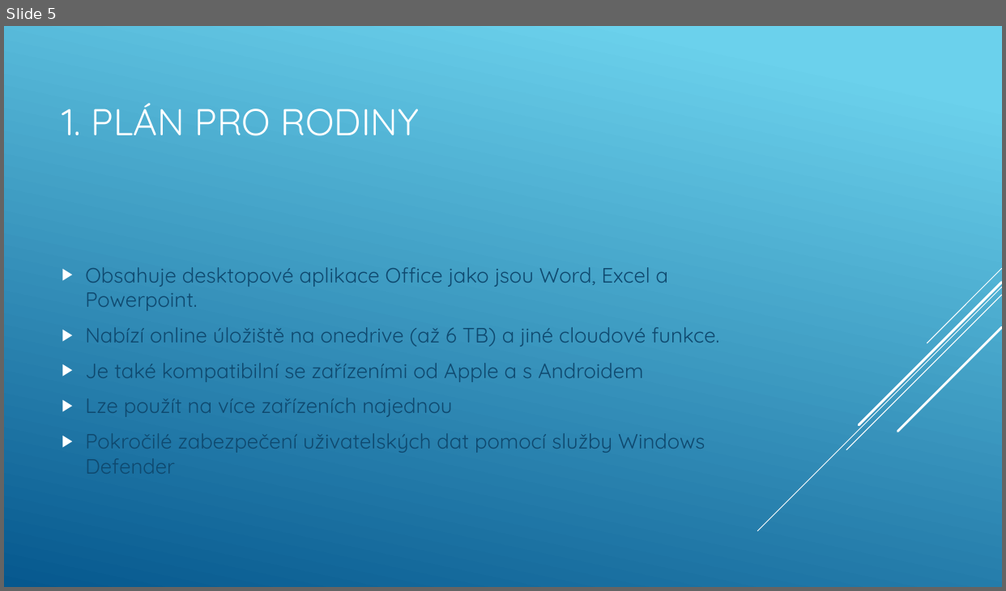
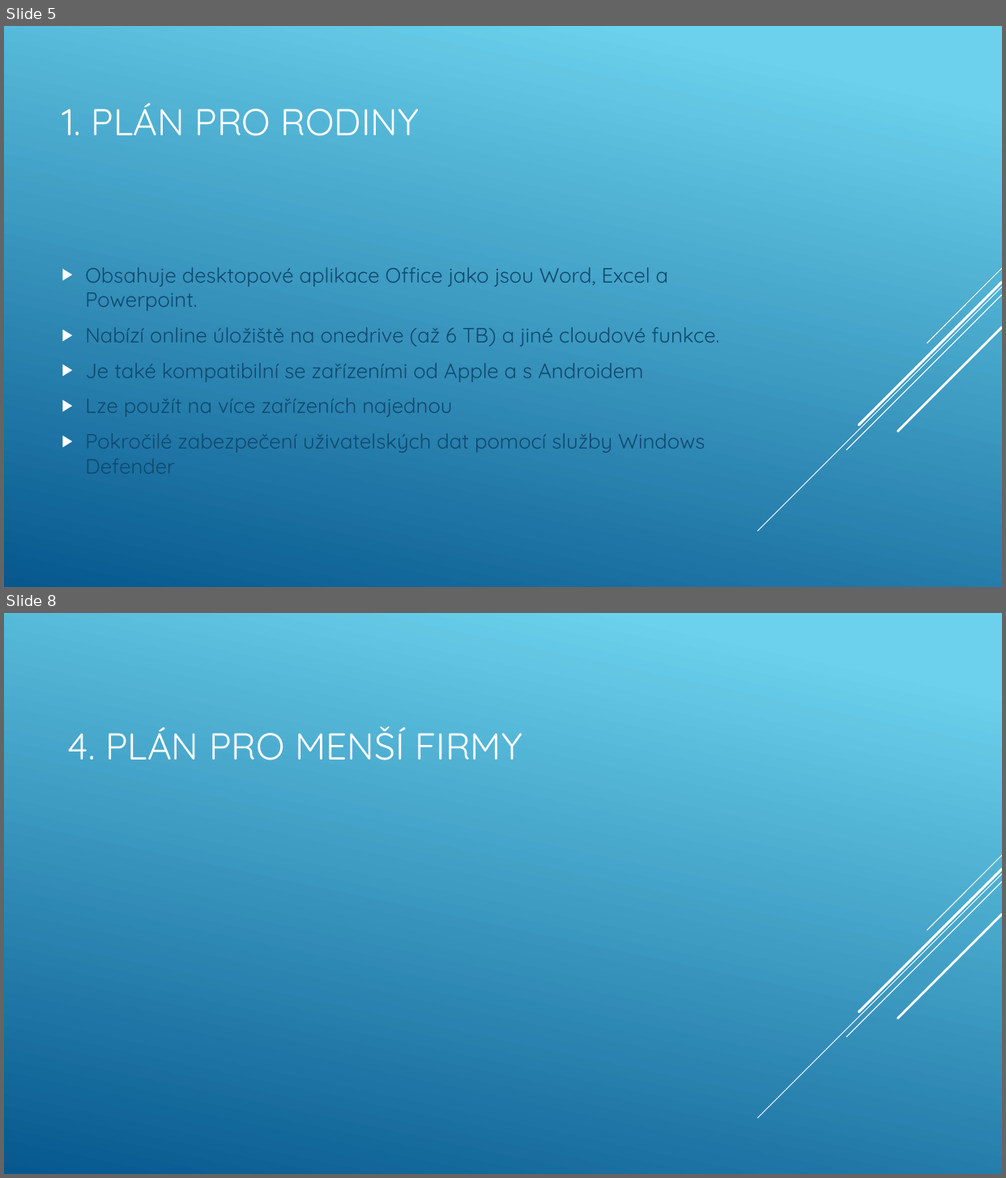
Before and after one commit to machacekadam/Office-365-a-jeho-mo-nosti, a slide deck: Machacek.pptx. Shown one above the other, each under a label of ours: slide 5 before the commit, slides 5 and 8 after it; the slides between them are not shown. The pictures are 1006x591 and 1006x1178 pixels, drawn with LibreOffice and Linux fonts; fonts in the diff are those of the drawing. Boxes give left, top, right and bottom in pixels: in the first picture for what was removed or moved away, otherwise in the second. Text is boxed around its words. In the diff, an @@ line names an element or a change of style, - is before the commit and + after.

```diff
--- a/Machacek.pptx
+++ b/Machacek.pptx
@@ slide 8 added at bbox=[4, 613, 1002, 1174], background gradient #6ED2EB to #06588E; not listed: 5 template elements that a slide beside it also shows @@
@@ title added at bbox=[67, 726, 522, 760], 36 pt, text #FFFFFF @@
+4. PLÁN PRO MENŠÍ FIRMY
```
Also in this commit, not shown: 1 slide changed, 1 other slide added.
